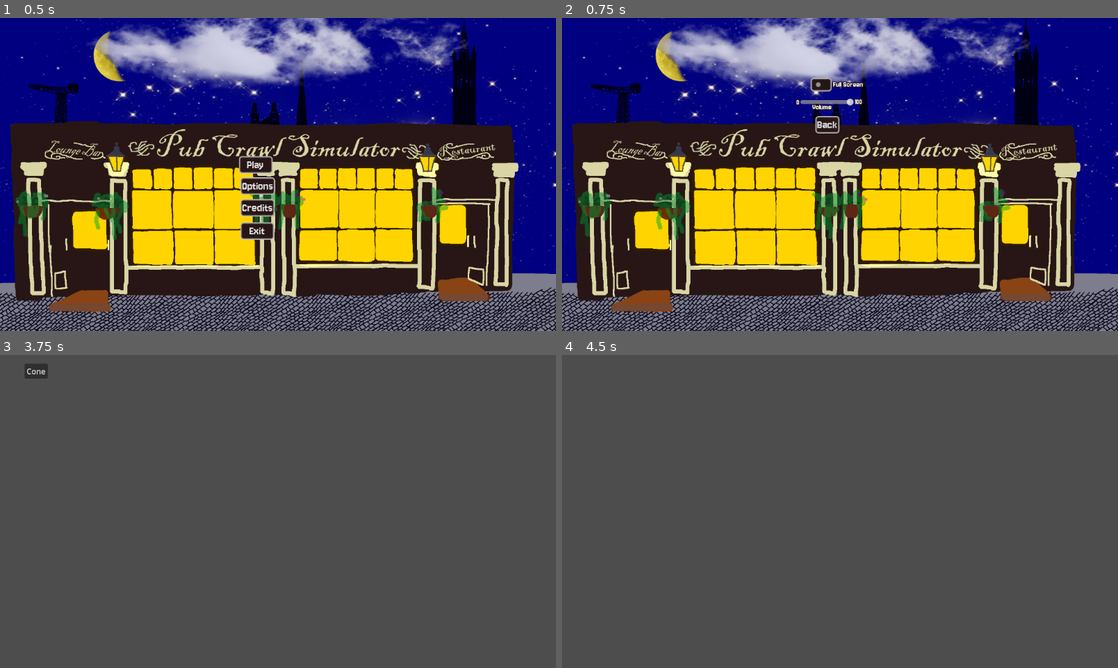
Above: before the commit, frames 1-4 (two rows, left to right).
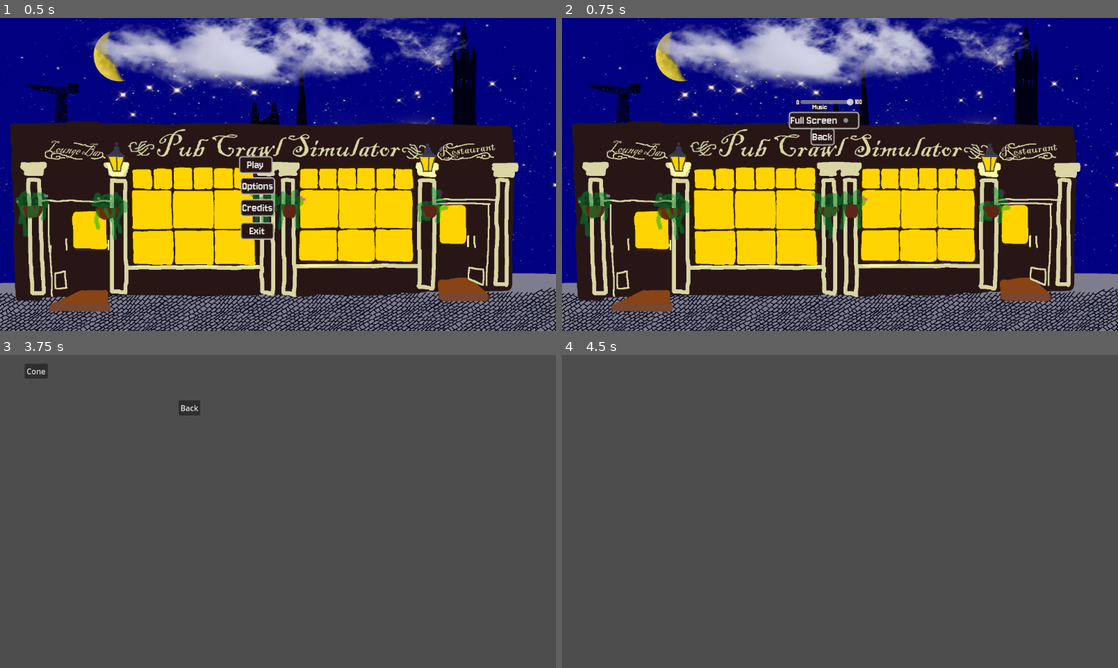
Above: after the commit, the same moments.

Repository: kyleforrest131-dotcom/PubCrawlSim
Game: Godot game, scene res://main menu/menu.tscn
The game is run twice, just before and just after one commit, with the same random seed, the same clock (stepped at 60 frames per second) and the same inputs.
Inputs:
- Up to frame 1 (0.5 s): no input
- Up to frame 2 (0.75 s): click "Options" at 0.5 s
- Up to frame 3 (3.75 s): click "Back" at 1.25 s; click "Credits" at 2 s; click "Back" at 2.75 s; click "Play" at 3.5 s
- Up to frame 4 (4.5 s): click "Cone" at 4.25 s

Frame 1 is identical in both runs. In frame 2, 1.1% of the frame differs, in the area x 40-55%, y 19-41%; in frame 3, 0.2%; in frame 4, nothing differs.

Commit message:
UI polish

Diff:
--- a/pub-crawl-simulator/Art/Menu Buttons.tres
+++ b/pub-crawl-simulator/Art/Menu Buttons.tres
@@ -85,6 +85,20 @@
 Button/styles/hover = SubResource("StyleBoxFlat_c04ak")
 Button/styles/normal = SubResource("StyleBoxFlat_o156x")
 Button/styles/pressed = SubResource("StyleBoxFlat_o156x")
+CheckButton/colors/button_checked_color = Color(1, 1, 1, 1)
+CheckButton/colors/button_unchecked_color = Color(1, 1, 1, 1)
+CheckButton/colors/font_color = Color(0.875, 0.875, 0.875, 1)
+CheckButton/colors/font_disabled_color = Color(0.8235294, 0.81960785, 0.81960785, 1)
+CheckButton/colors/font_hover_color = Color(0.15294118, 0.08627451, 0.08235294, 1)
+CheckButton/colors/font_hover_pressed_color = Color(0.15294118, 0.08627451, 0.08235294, 1)
+CheckButton/colors/font_pressed_color = Color(1, 1, 1, 1)
+CheckButton/constants/h_separation = 10
+CheckButton/fonts/font = ExtResource("1_c04ak")
+CheckButton/styles/disabled = SubResource("StyleBoxFlat_o156x")
+CheckButton/styles/hover = SubResource("StyleBoxFlat_c04ak")
+CheckButton/styles/hover_pressed = SubResource("StyleBoxFlat_c04ak")
+CheckButton/styles/normal = SubResource("StyleBoxFlat_o156x")
+CheckButton/styles/pressed = SubResource("StyleBoxFlat_o156x")
 Label/colors/font_outline_color = Color(0.15294118, 0.08627451, 0.08235294, 1)
 Label/constants/outline_size = 6
 Label/fonts/font = ExtResource("1_c04ak")
--- a/pub-crawl-simulator/Audio/GlobalAudio.tscn
+++ b/pub-crawl-simulator/Audio/GlobalAudio.tscn
@@ -45,6 +45,7 @@
 
 [node name="ButtonClick" type="AudioStreamPlayer" parent="."]
 stream = ExtResource("2_7a50j")
+volume_db = -6.5
 
 [node name="PubCrawlSimBackgroundMusic" type="AudioStreamPlayer" parent="."]
 stream = ExtResource("3_lflrn")
--- a/pub-crawl-simulator/level select/level select.tscn
+++ b/pub-crawl-simulator/level select/level select.tscn
@@ -25,3 +25,10 @@
 offset_right = 130.0
 offset_bottom = 45.0
 text = "Pong"
+
+[node name="Back" type="Button" parent="."]
+offset_left = 370.0
+offset_top = 94.0
+offset_right = 415.0
+offset_bottom = 125.0
+text = "Back"
--- a/pub-crawl-simulator/level select/level_select.gd
+++ b/pub-crawl-simulator/level select/level_select.gd
@@ -2,6 +2,7 @@
 @onready var cone_game: Button = $"Cone Game"
 @onready var pint_game: Button = $"Pint Game"
 @onready var pong_game: Button = $"Pong Game"
+@onready var back: Button = $Back
 
 
 # Called when the node enters the scene tree for the first time.
@@ -9,6 +10,7 @@
 	cone_game.pressed.connect(cone_pressed)
 	pint_game.pressed.connect(pint_pressed)
 	pong_game.pressed.connect(pong_pressed)
+	back.pressed.connect(back_pressed)
 	if GlobalAudio.cone_complete == false:
 		pint_game.visible = false
 	if GlobalAudio.pint_complete == false:
@@ -16,15 +18,22 @@
 	pass # Replace with function body.
 
 
+func back_pressed():
+	GlobalAudio.click()
+	get_tree().change_scene_to_file("res://main menu/menu.tscn")
+
 func cone_pressed():
+	GlobalAudio.click()
 	get_tree().change_scene_to_file("res://cone game/cone game.tscn")
 	pass
 
 func pint_pressed():
+	GlobalAudio.click()
 	get_tree().change_scene_to_file("res://pint game/pint game.tscn")
 	pass
 
 func pong_pressed():
+	GlobalAudio.click()
 	get_tree().change_scene_to_file("res://pong game/pong game.tscn")
 	pass
 
--- a/pub-crawl-simulator/main menu/credits.gd
+++ b/pub-crawl-simulator/main menu/credits.gd
@@ -9,6 +9,7 @@
 
 
 func back_pressed():
+	GlobalAudio.click()
 	get_tree().change_scene_to_file("res://main menu/menu.tscn")
 
 # Called every frame. 'delta' is the elapsed time since the previous frame.
--- a/pub-crawl-simulator/main menu/menu.gd
+++ b/pub-crawl-simulator/main menu/menu.gd
@@ -17,19 +17,23 @@
 	pass # Replace with function body.
 
 func play_pressed():
+	GlobalAudio.click()
 	GlobalAudio.back_music_stop()
 	get_tree().change_scene_to_file("res://level select/level select.tscn")
 	pass
 
 func options_pressed():
+	GlobalAudio.click()
 	get_tree().change_scene_to_file("res://main menu/options.tscn")
 	pass
 
 func credits_pressed():
+	GlobalAudio.click()
 	get_tree().change_scene_to_file("res://main menu/credits.tscn")
 	pass
 
 func exit_pressed():
+	GlobalAudio.click()
 	get_tree().quit()
 	pass
 
--- a/pub-crawl-simulator/main menu/options.gd
+++ b/pub-crawl-simulator/main menu/options.gd
@@ -9,8 +9,8 @@
 func _ready() -> void:
 	volume.value_changed.connect(volume_slide)
 	back.pressed.connect(back_pressed)
-	full_scrn.button_down.connect(full_scrn_down)
-	full_scrn.button_up.connect(full_scrn_up)
+	full_scrn.toggled.connect(full_scrn_toggle)
+	full_scrn.pressed.connect(full_scrn_pressed)
 	pass # Replace with function body.
 
 func volume_slide(volume_val):
@@ -18,13 +18,18 @@
 	pass
 
 func back_pressed():
+	GlobalAudio.click()
 	get_tree().change_scene_to_file("res://main menu/menu.tscn")
 
-func full_scrn_down():
-	DisplayServer.window_set_mode(DisplayServer.WINDOW_MODE_WINDOWED)
+func full_scrn_toggle(checked):
+	if checked == true:
+		DisplayServer.window_set_mode(DisplayServer.WINDOW_MODE_FULLSCREEN)
+	else:
+		DisplayServer.window_set_mode(DisplayServer.WINDOW_MODE_WINDOWED)
 
-func full_scrn_up():
-	DisplayServer.window_set_mode(DisplayServer.WINDOW_MODE_FULLSCREEN)
+
+func full_scrn_pressed():
+	GlobalAudio.click()
 
 # Called every frame. 'delta' is the elapsed time since the previous frame.
 func _process(delta: float) -> void:
--- a/pub-crawl-simulator/main menu/options.tscn
+++ b/pub-crawl-simulator/main menu/options.tscn
@@ -25,7 +25,7 @@
 offset_top = 20.0
 offset_right = 84.0
 offset_bottom = 43.0
-text = "Volume"
+text = "Music"
 
 [node name="Label2" type="Label" parent="Volume"]
 layout_mode = 0
@@ -44,29 +44,20 @@
 text = "100"
 
 [node name="Back" type="Button" parent="."]
-offset_left = 525.0
-offset_top = 203.0
-offset_right = 575.0
-offset_bottom = 239.0
+offset_left = 515.0
+offset_top = 228.0
+offset_right = 565.0
+offset_bottom = 264.0
 theme = ExtResource("2_1ohbj")
 text = "Back"
 
 [node name="Full Scrn" type="CheckButton" parent="."]
-offset_left = 515.0
-offset_top = 124.0
-offset_right = 559.0
-offset_bottom = 152.0
+offset_left = 470.0
+offset_top = 194.0
+offset_right = 610.0
+offset_bottom = 230.0
 theme = ExtResource("2_1ohbj")
-
-[node name="Label" type="Label" parent="Full Scrn"]
-layout_mode = 0
-offset_left = 47.0
-offset_top = 5.0
-offset_right = 109.0
-offset_bottom = 44.0
-theme = ExtResource("2_1ohbj")
-text = "Full Screen
-"
+text = "Full Screen"
 
 [node name="PubCrawlSimulatorMenuScreen" type="Sprite2D" parent="."]
 z_index = -1
